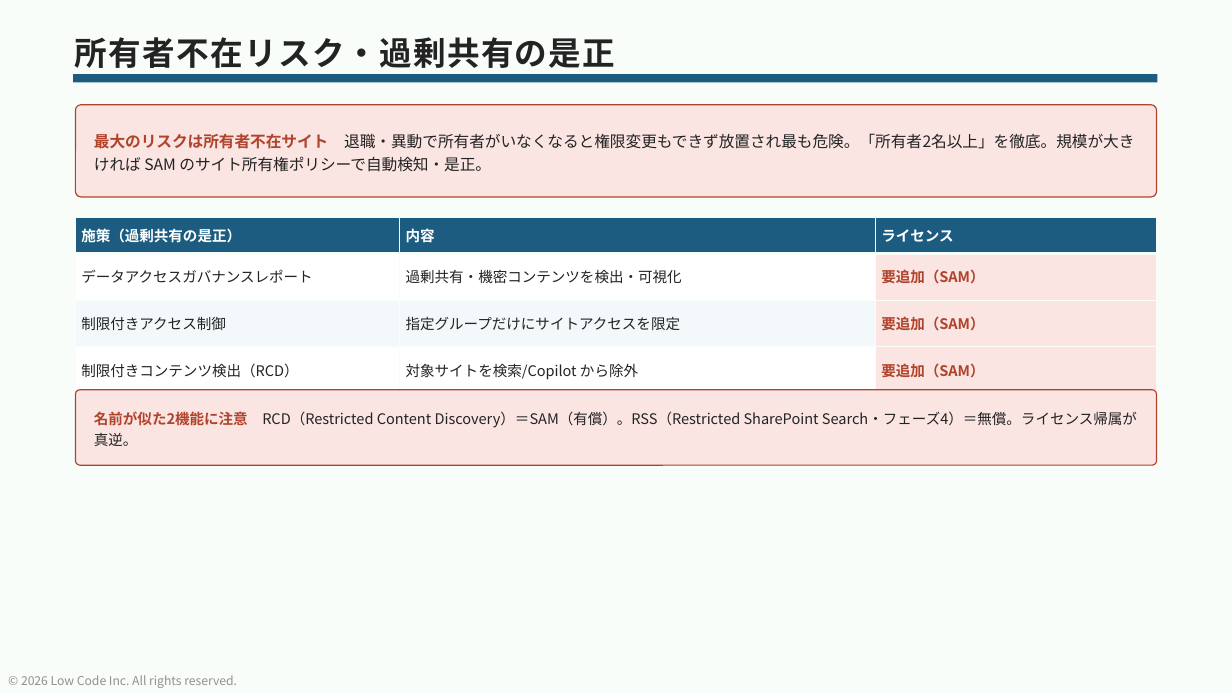
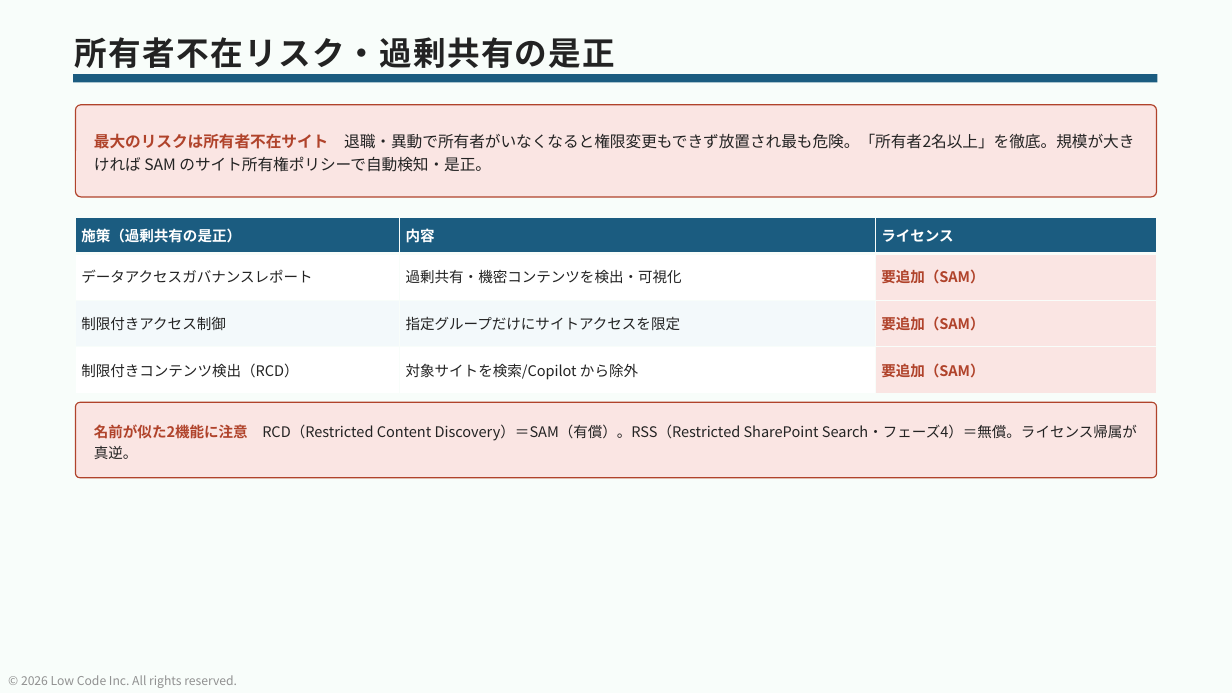
Before and after one commit to takuyanakamura881awc-beep/awc-naka881-repo, a slide deck: slide 45 of sharepoint-online-guide/SharePoint-Online活用ガイド_フェーズ1-4.pptx. Drawn at 1232x693 pixels with LibreOffice and Linux fonts; fonts in the diff are those of the drawing. Boxes give left, top, right and bottom in pixels: in the first picture for what was removed or moved away, otherwise in the second. Text is boxed around its words. In the diff, an @@ line names an element or a change of style, - is before the commit and + after.

```diff
--- a/sharepoint-online-guide/SharePoint-Online活用ガイド_フェーズ1-4.pptx
+++ b/sharepoint-online-guide/SharePoint-Online活用ガイド_フェーズ1-4.pptx
@@ rounded rectangle: place and size @@
-rounded rectangle at (75,390,1157,465)
+rounded rectangle at (75,402,1157,478)
@@ text "名前が似た2機能に注意 RCD（Restricted Content Discovery）＝SAM（有償）。RSS（Re ...": place and size @@
-text "名前が似た2機能に注意 RCD（Restricted Content Discovery）＝SAM（有償）。RSS（Re ..." at (94,411,1137,446)
+text "名前が似た2機能に注意 RCD（Restricted Content Discovery）＝SAM（有償）。RSS（Re ..." at (94,424,1137,459)
```
Also in this commit, not shown: 9 other slides changed.
